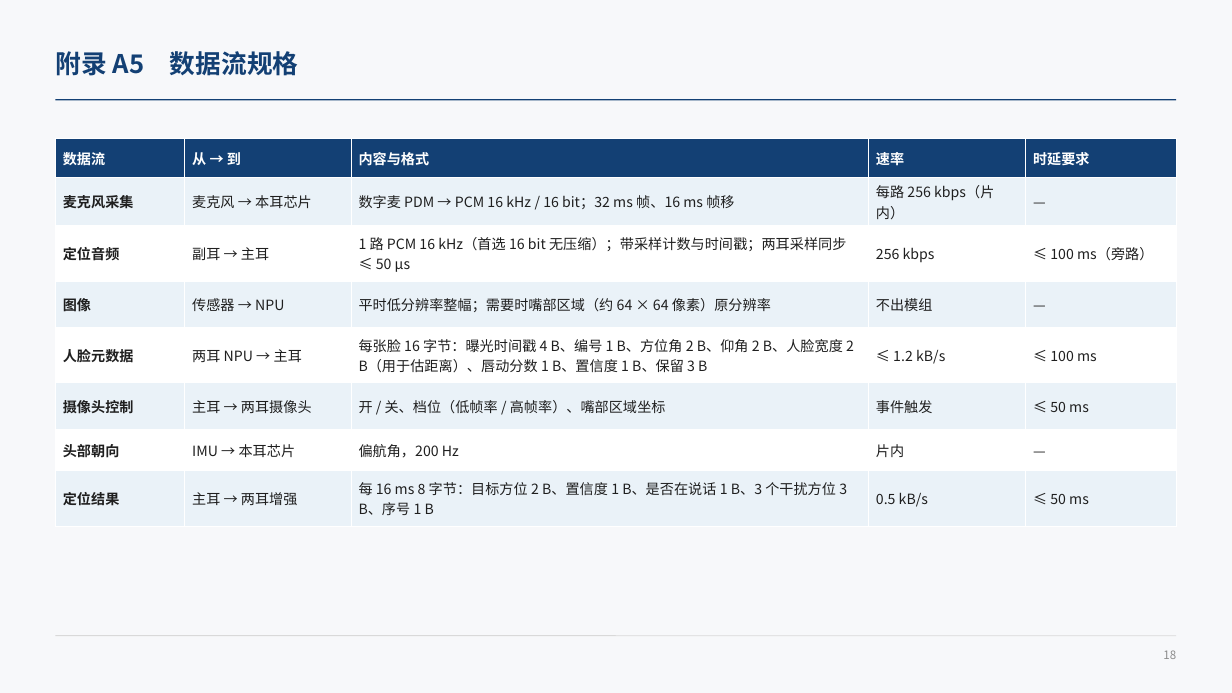
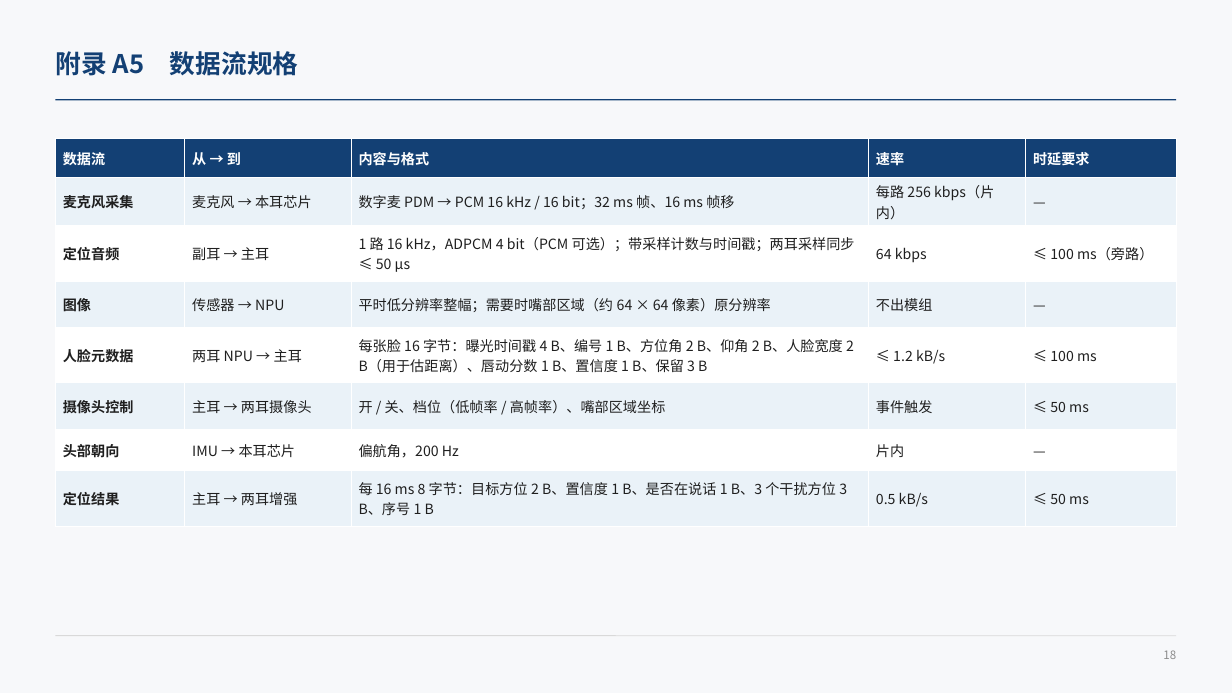
Before and after one commit to ZeroFoxxi/ssl-scene1, a slide deck: slide 18 of 02_耳机声源定位/耳机摄像头听觉辅助_整体设计方案.pptx. Drawn at 1232x693 pixels with LibreOffice and Linux fonts; fonts in the diff are those of the drawing. Boxes give left, top, right and bottom in pixels: in the first picture for what was removed or moved away, otherwise in the second. Text is boxed around its words. In the diff, an @@ line names an element or a change of style, - is before the commit and + after.

```diff
--- a/02_耳机声源定位/耳机摄像头听觉辅助_整体设计方案.pptx
+++ b/02_耳机声源定位/耳机摄像头听觉辅助_整体设计方案.pptx
@@ table at <box>55,139,1177,519</box> @@
-row 3, column 3: 1 路 PCM 16 kHz（首选 16 bit 无压缩）；带采样计数与时间戳；两耳采样同步 ≤ 50 µs
+row 3, column 3: 1 路 16 kHz，ADPCM 4 bit（PCM 可选）；带采样计数与时间戳；两耳采样同步 ≤ 50 µs
-row 3, column 4: 256 kbps
+row 3, column 4: 64 kbps
```
Also in this commit, not shown: 2 other slides changed, 9 other files.
